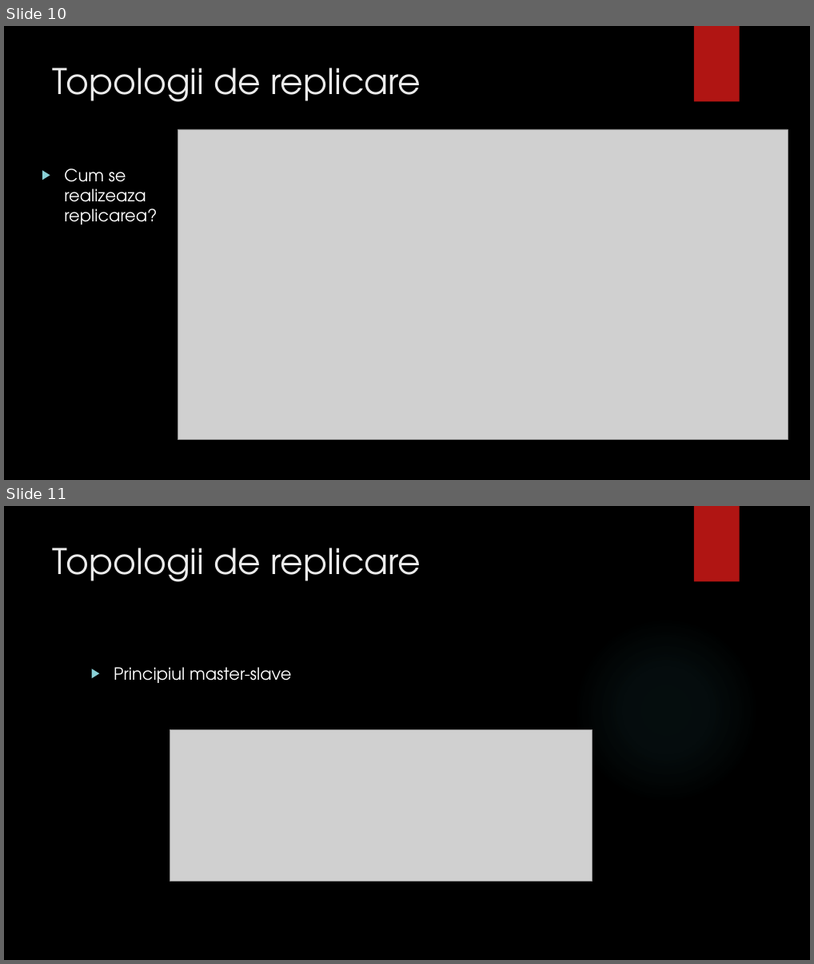
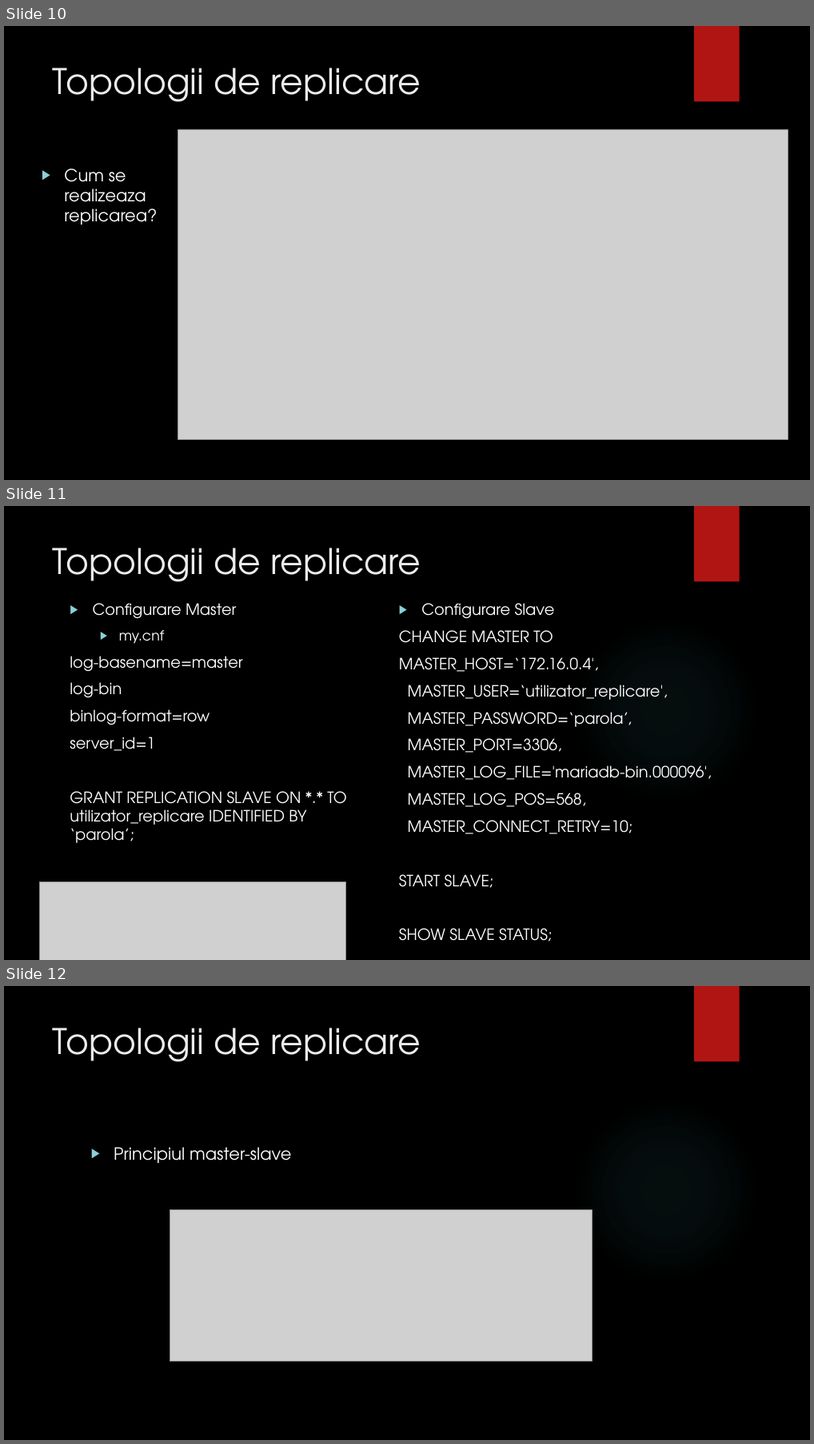
Before and after one commit to bogdanmatra/stoma, a slide deck: documentation/Prezentare_Licenta_Matragociu_Bogdan.pptx. Shown one above the other, each under a label of ours: slides 10 and 11 before the commit, slides 10, 11 and 12 after it. The pictures are 814x964 and 814x1444 pixels, drawn with LibreOffice and Linux fonts; fonts in the diff are those of the drawing; grey boxes stand for pictures; background and template pictures are left out. Boxes give left, top, right and bottom in pixels: in the first picture for what was removed or moved away, otherwise in the second. Text is boxed around its words. In the diff, an @@ line names an element or a change of style, - is before the commit and + after.

```diff
--- a/documentation/Prezentare_Licenta_Matragociu_Bogdan.pptx
+++ b/documentation/Prezentare_Licenta_Matragociu_Bogdan.pptx
@@ slide 11 added at (4, 506, 810, 960), background picture (left out); not listed: 2 template elements that a slide beside it also shows @@
@@ title added at (53, 548, 422, 582), 42 pt, text #EBEBEB @@
+Topologii de replicare
@@ text added at (70, 603, 346, 882), 18.5 pt, text #FFFFFF @@
+▶ Configurare Master
+  ▶ my.cnf
+log-basename=master
+log-bin
+binlog-format=row
+server_id=1
+GRANT REPLICATION SLAVE ON *.* TO utilizator_replicare IDENTIFIED BY ‘parola’;
+SHOW MASTER STATUS;
@@ text added at (399, 603, 712, 941), 18.5 pt, text #FFFFFF @@
+▶ Configurare Slave
+CHANGE MASTER TO
+MASTER_HOST=‘172.16.0.4',
+MASTER_USER=‘utilizator_replicare',
+MASTER_PASSWORD=‘parola’,
+MASTER_PORT=3306,
+MASTER_LOG_FILE='mariadb-bin.000096',
+MASTER_LOG_POS=568,
+MASTER_CONNECT_RETRY=10;
+START SLAVE;
+SHOW SLAVE STATUS;
@@ picture added at (40, 882, 346, 960) @@
@@ what was slide 11 is now slide 12 @@
```
Also in this commit, not shown: 3 slides changed.
